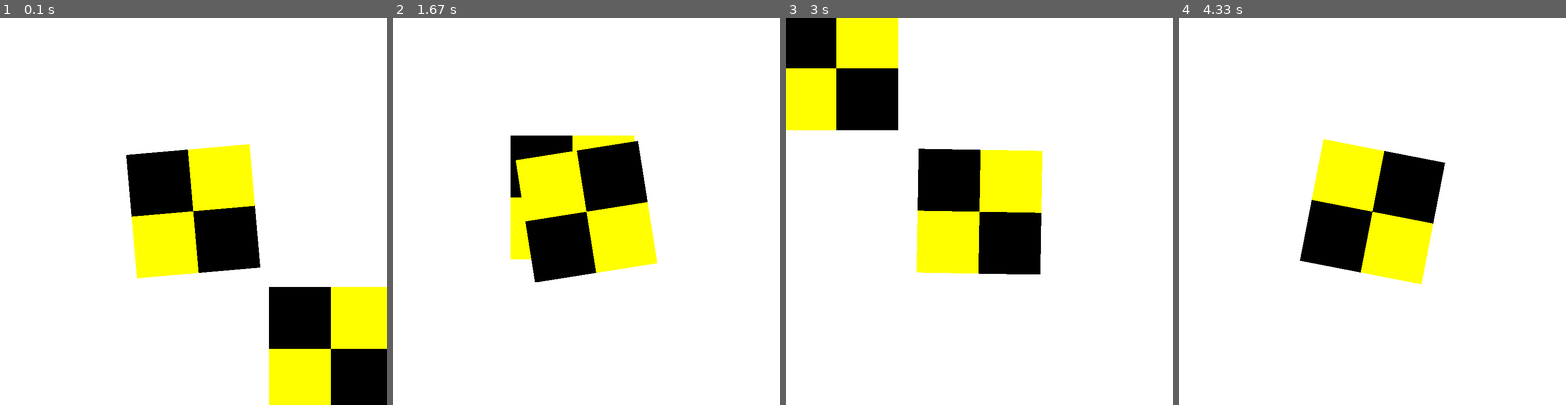
Above: before the commit, frames 1-4 (left to right).
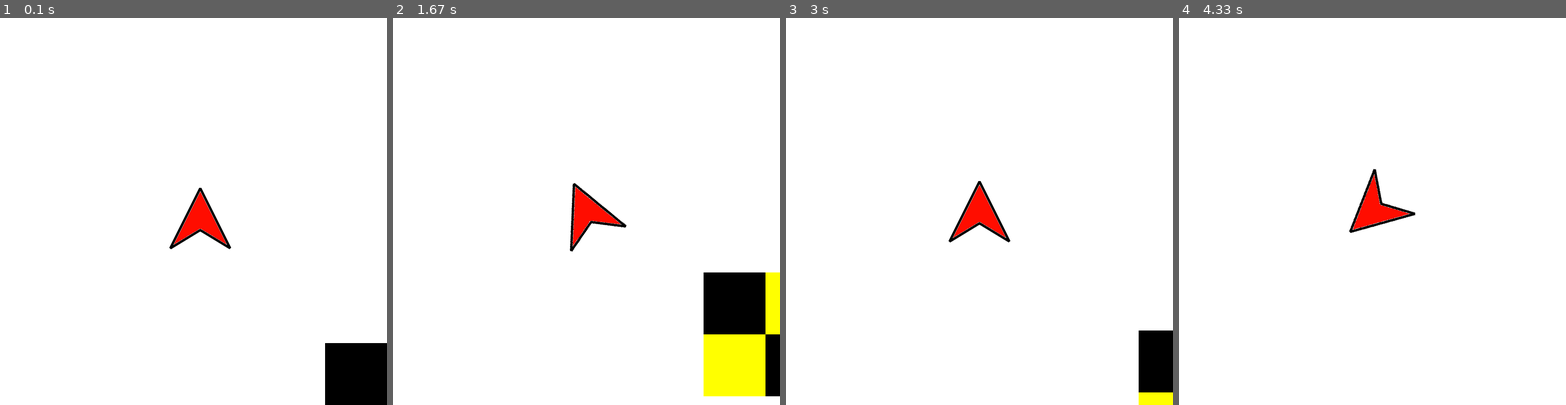
Above: after the commit, the same moments.

Repository: Redfrog80/Capsher-Game-Jam-Spring-2023
Game: pygame game, started from test/imagetest.py
Two runs of this game, one before a commit and one after it. Both use one fixed random seed, a clock stepped at 60 frames per second and the inputs below.
Inputs:
- Up to frame 1 (0.1 s): no input
- Up to frame 2 (1.67 s): hold Right 0.33-0.8 s; hold Up 0.83-1.13 s; hold Right 1.17-1.63 s
- Up to frame 3 (3 s): hold Left 1.67-2.2 s; hold Down 2.23-2.53 s; hold Left 2.57-2.97 s
- Up to frame 4 (4.33 s): hold Up 3-3.37 s; hold Right 3.4-4.03 s

The runs differ from the first frame. In frame 1, 17% of the frame differs, in the area x 32-100%, y 32-100%; in frame 2, 19%; in frame 3, 20%, in the area x 0-100%, y 0-100%; in frame 4, 10%.

Commit message:
some more update

Diff:
--- a/lib/objects/Base.py
+++ b/lib/objects/Base.py
@@ -16,6 +16,7 @@
         self.vel = vel
         self.acc = acc
         self.rot = 0
+        self.rotvel = 0
         self.boundary = Rect(pos, size)
 
     def boundCenterToPos(self):
--- a/lib/objects/GameObject.py
+++ b/lib/objects/GameObject.py
@@ -30,7 +30,4 @@
                 screen.blit(img0, subTuple(subTuple(self.boundary.topleft, cam.boundary.topleft), dummy))
 
     def update(self, dt: float):
-        """update pos, then vel"""
-        self.pos = addTuple(self.pos, mulTuple(self.vel, dt))
-        self.boundCenterToPos()
-        self.vel = addTuple(self.vel, mulTuple(self.acc, dt))
+        pass
--- a/lib/objects/Playable.py
+++ b/lib/objects/Playable.py
@@ -8,8 +8,31 @@
         super().__init__(name, pos, size, img)
 
         # stat
-        health = 0
-        shield = 0
-        speed = 0
+        self.health = 0
+        self.shield = 0
+        self.healthMax = 0
+        self.shieldMax = 0
+        self.speed = 0
+        self.speedMax = 0
+        self.rotspeedMax = 0
 
-        weapon = {}
+    def isDead(self):
+        return self.health <= 0
+
+    def addHealth(self, value: float):
+        self.health += value
+        if self.health > self.healthMax:
+            self.health = self.healthMax
+
+    def addShield(self, value: float):
+        self.shield += value
+        if self.shield > self.shieldMax:
+            self.shield = self.shieldMax
+
+    def damage(self, value: float):
+        if self.shield > 0:
+            self.shield -= value
+            if self.shield < 0:
+                self.shield = 0
+        else:
+            self.health -= value
--- a/lib/objects/Player.py
+++ b/lib/objects/Player.py
@@ -1,4 +1,6 @@
 from .Playable import Playable
+import math
+from misc import *
 
 
 class Player(Playable):
@@ -8,3 +10,35 @@
     def __init__(self, name: str = "", pos: tuple = (0, 0), size: tuple = (0, 0),
                  img: str = "resources/images/notfound.png"):
         super().__init__(name, pos, size, img)
+
+    def rotateLeft(self):
+        self.rotvel = self.rotspeedMax
+
+    def rotateRight(self):
+        self.rotvel = -self.rotspeedMax
+
+    def goForward(self):
+        self.speed = self.speedMax
+
+    def goBack(self):
+        self.speed = -self.speedMax
+
+    def rotateLeftStop(self):
+        self.rotvel = 0
+
+    def rotateRightStop(self):
+        self.rotvel = 0
+
+    def goForwardStop(self):
+        self.speed = 0
+
+    def goBackStop(self):
+        self.speed = 0
+
+    def update(self, dt: float):
+        self.pos = addTuple(self.pos, mulTuple(self.vel, dt))
+        self.boundCenterToPos()
+        self.vel = addTuple(self.vel, mulTuple(self.acc, dt))
+        # rotation
+        self.rot += self.rotvel * dt
+        self.vel = (-self.speed*math.sin(math.radians(self.rot)), -self.speed*math.cos(math.radians(self.rot)))
--- a/lib/objects/__init__.py
+++ b/lib/objects/__init__.py
@@ -1,2 +1,3 @@
 from .GameObject import GameObject
 from .Camera import Camera
+from .Player import Player
--- a/test/imagetest.py
+++ b/test/imagetest.py
@@ -1,5 +1,7 @@
 from lib import objects
 import pygame
+
+
 pygame.init()
 
 # initializer
@@ -13,27 +15,50 @@
 camera = objects.Camera("cam", (0, 0), win.get_size())
 firstObject = objects.GameObject("dummy", (400, 400), (0, 0))
 firstObject.matchBoundaryToTexture()
-secondObject = objects.GameObject("dummy", (100, 100), (0, 0))
-secondObject.matchBoundaryToTexture()
-secondObject.vel = (200, 200)
+# secondObject = objects.GameObject("player", (100, 100), (0, 0),)
+# secondObject.matchBoundaryToTexture()
+# secondObject.vel = (200, 200)
 
+player = objects.Player("player", (0, 0), (100, 100), "resources/images/ship.png")
+player.speedMax = 500
+player.rotspeedMax = 360
 # camera track second object
-camera.trackCenter(secondObject)
+camera.trackCenter(player)
 
 run = True
 while run:
     dt = clock.tick(FPS)/1000
+    # get and analyze pygame event
     for event in pygame.event.get():
         if event.type == pygame.QUIT:
             run = False
+        if event.type == pygame.KEYDOWN:
+            if event.key == pygame.K_LEFT:
+                player.rotateLeft()
+            elif event.key == pygame.K_RIGHT:
+                player.rotateRight()
+            elif event.key == pygame.K_UP:
+                player.goForward()
+            elif event.key == pygame.K_DOWN:
+                player.goBack()
+        if event.type == pygame.KEYUP:
+            if event.key == pygame.K_LEFT:
+                player.rotateLeftStop()
+            elif event.key == pygame.K_RIGHT:
+                player.rotateRightStop()
+            elif event.key == pygame.K_UP:
+                player.goForwardStop()
+            elif event.key == pygame.K_DOWN:
+                player.goBackStop()
+
     # update calculation
-    secondObject.rot += 1
-    secondObject.update(dt)
+    # player.rot += 2
+    player.update(dt)
     camera.update()
     # render
     win.fill((255, 255, 255))
     firstObject.render(win, camera)
-    secondObject.render(win, camera)
+    player.render(win, camera)
 
     pygame.display.update()
 pygame.quit()
Binary file added: resources/images/ship.png
Not shown, changed: .gitignore
